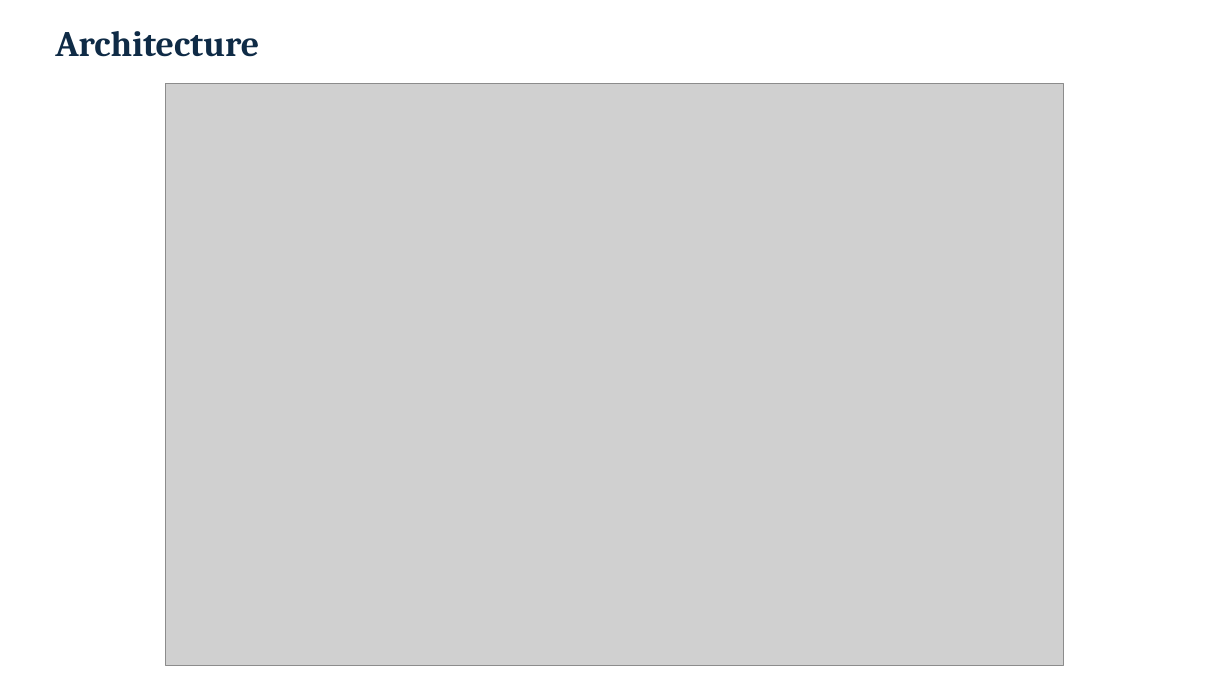
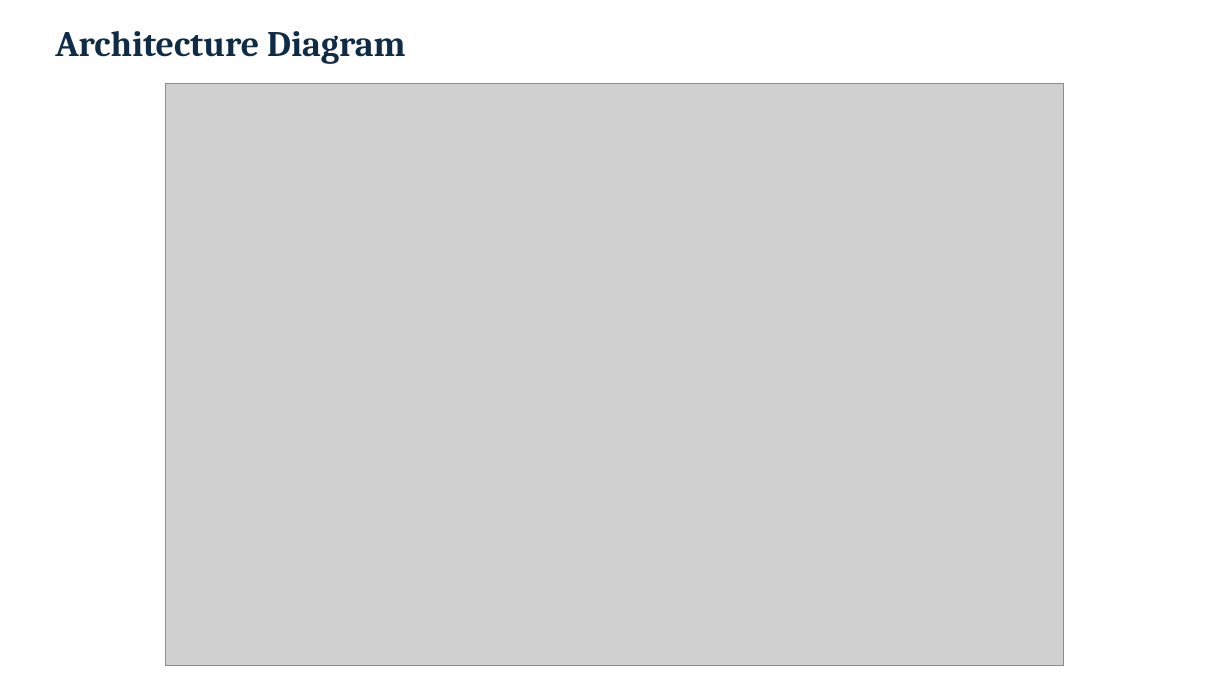
Before and after one commit to Ciaracam/612-Group-Project, a slide deck: slide 6 of presentation/MSML612_final_presentation.pptx. Drawn at 1232x693 pixels with LibreOffice and Linux fonts; fonts in the diff are those of the drawing; grey boxes stand for pictures. Boxes give left, top, right and bottom in pixels: in the first picture for what was removed or moved away, otherwise in the second. Text is boxed around its words. In the diff, an @@ line names an element or a change of style, - is before the commit and + after.

```diff
--- a/presentation/MSML612_final_presentation.pptx
+++ b/presentation/MSML612_final_presentation.pptx
@@ text at box(55, 31, 405, 64): text changed @@
-Architecture
+Architecture Diagram
```
Also in this commit, not shown: 2 other slides changed, 1 other file.
